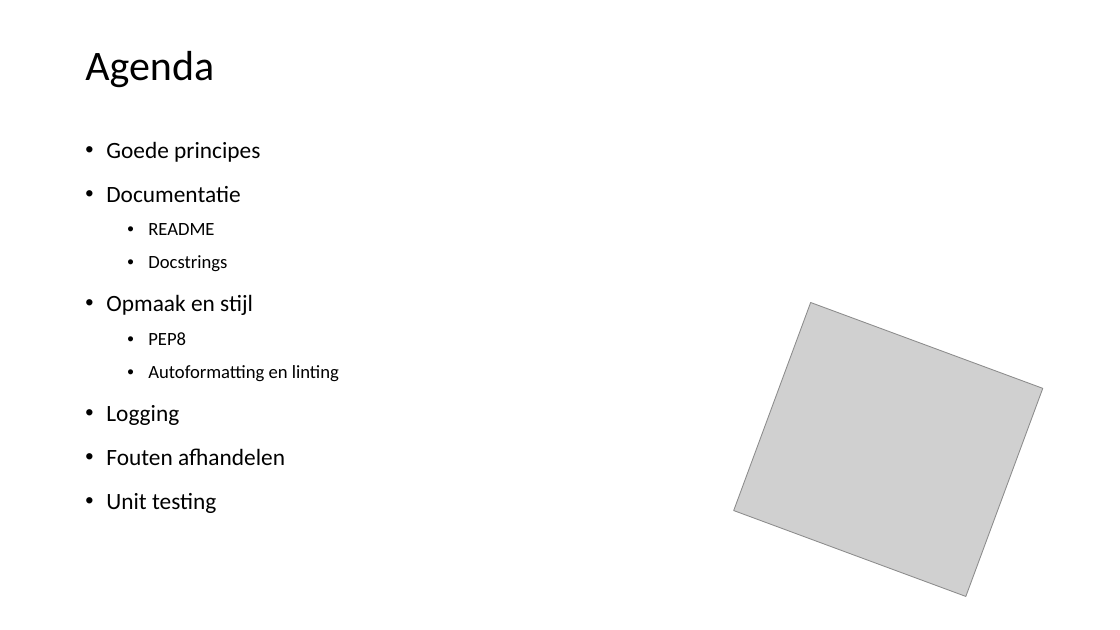
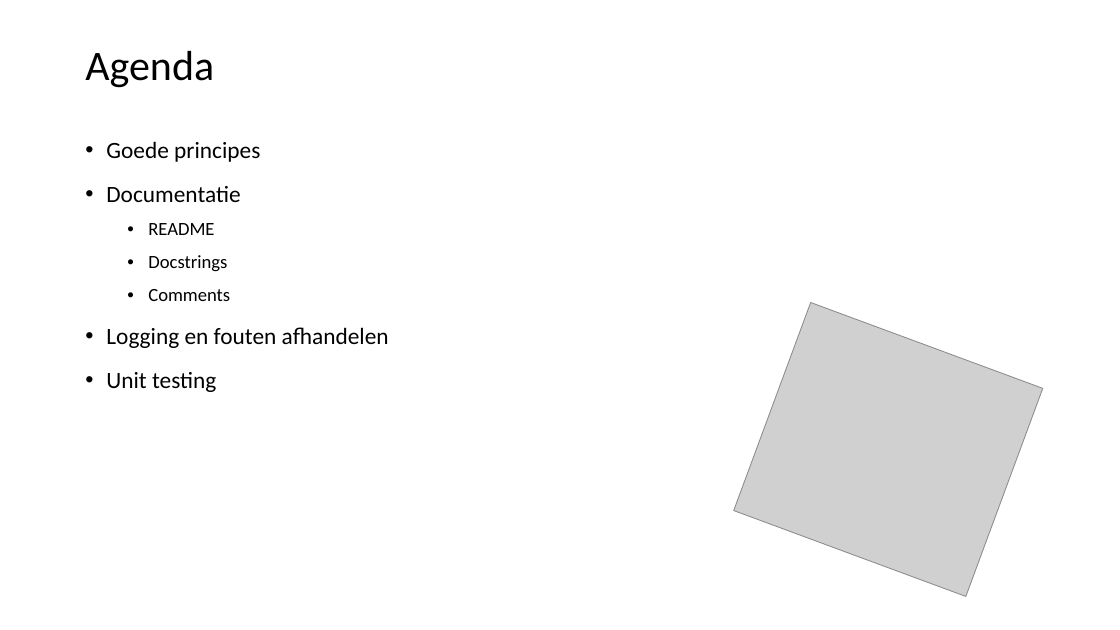
Before and after one commit to LFKoning/knowledge-sharing, a slide deck: slide 2 of python_trainees/2_style_logging_errors/python_traineeship_2.pptx. Drawn at 1120x630 pixels with LibreOffice and Linux fonts; fonts in the diff are those of the drawing; grey boxes stand for pictures. Boxes give left, top, right and bottom in pixels: in the first picture for what was removed or moved away, otherwise in the second. Text is boxed around its words. In the diff, an @@ line names an element or a change of style, - is before the commit and + after.

```diff
--- a/python_trainees/2_style_logging_errors/python_traineeship_2.pptx
+++ b/python_trainees/2_style_logging_errors/python_traineeship_2.pptx
@@ text at (106,289,389,348): text changed @@
-• Opmaak en stijl
-  • PEP8
-  • Autoformatting en linting
-• Logging
-• Fouten afhandelen
+  • Comments
+• Logging en fouten afhandelen
```
Also in this commit, not shown: 9 other slides changed, 13 slides added, 1 slide removed, 5 other files.
